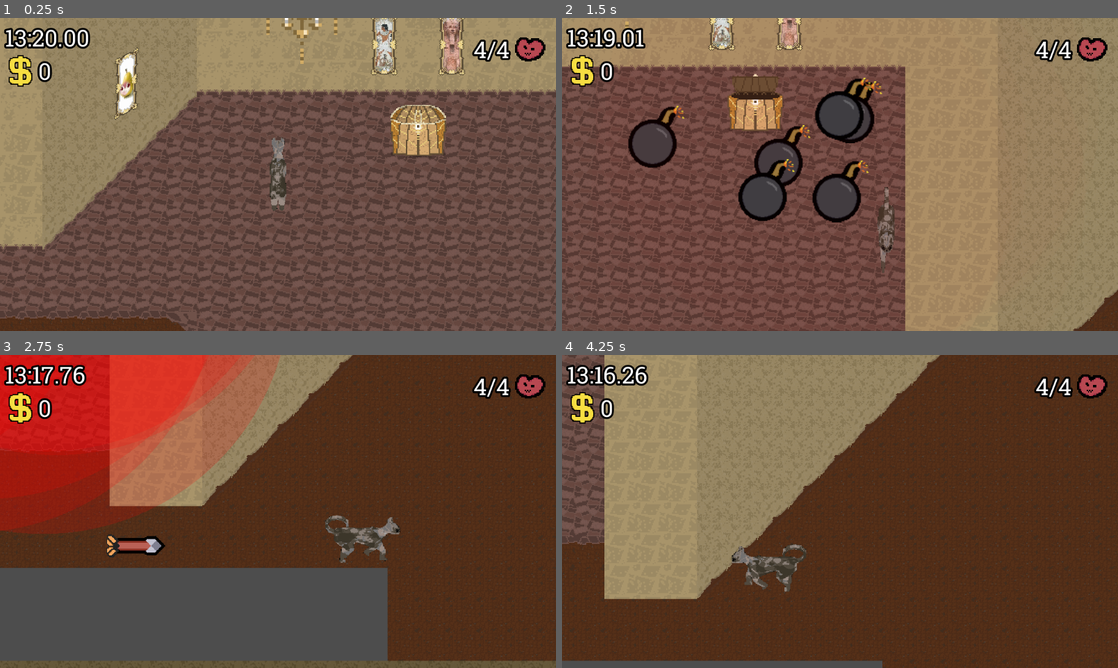
Above: before the commit, frames 1-4 (two rows, left to right).
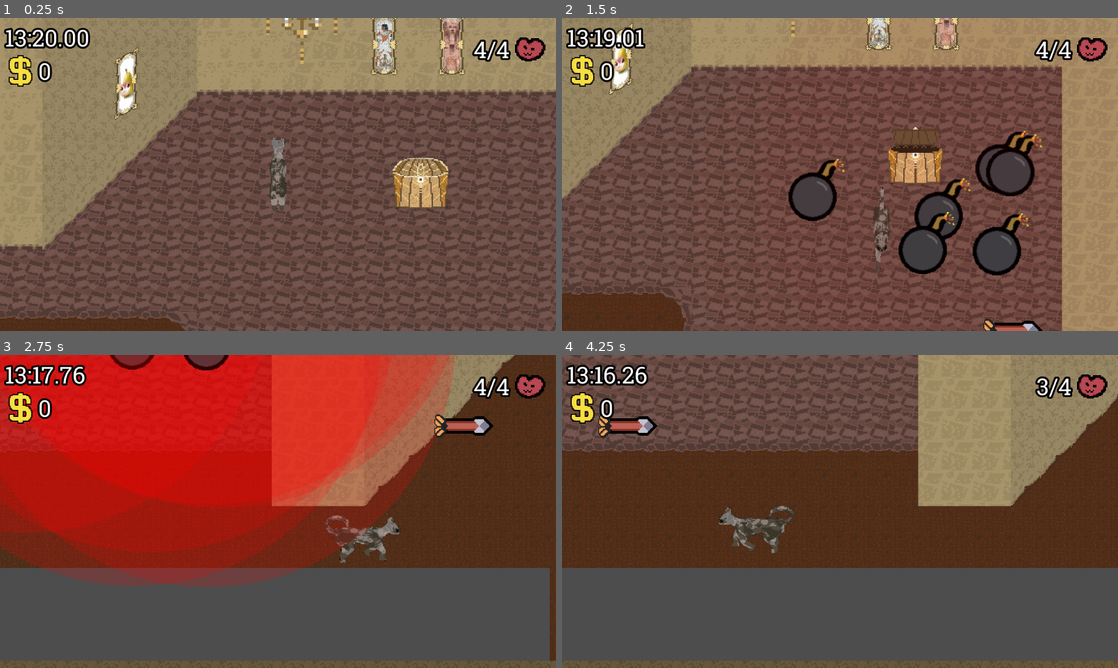
Above: after the commit, the same moments.

Repository: Emarald64/ancient-game-jam
Game: Godot game, scene res://source/main.tscn
Two runs of this game, one before a commit and one after it. Both use one fixed random seed, a clock stepped at 60 frames per second and the inputs below.
Inputs:
- Up to frame 1 (0.25 s): no input
- Up to frame 2 (1.5 s): tap Enter at 0.5 s; hold D (move_right) 0.53-1.28 s; hold S (move_down) from 1.28 s (still down)
- Up to frame 3 (2.75 s): release S (move_down) at 2.03 s; hold D (move_right) from 2.03 s (still down)
- Up to frame 4 (4.25 s): release D (move_right) at 2.78 s; hold W (move_up) 2.78-3.53 s; hold A (move_left) from 3.53 s (still down)

The runs differ from the first frame. In frame 1, 2.6% of the frame differs, in the area x 70-96%, y 11-62%; in frame 2, 48%; in frame 3, 53%; in frame 4, 77%, in the area x 0-100%, y 0-100%.

Commit message:
added spike pit and always play cave in animation when dieing

Diff:
--- a/source/arrow.tscn
+++ /dev/null
@@ -1,22 +0,0 @@
-[gd_scene format=3 uid="uid://cjaopc2wnvuna"]
-
-[ext_resource type="Texture2D" uid="uid://b62lmow2kdj7s" path="res://arte/arrow.png" id="1_j5f05"]
-[ext_resource type="Script" uid="uid://bqmqwvfvgh234" path="res://source/game_objects/arrow.gd" id="1_ytg3r"]
-
-[sub_resource type="RectangleShape2D" id="RectangleShape2D_a6585"]
-size = Vector2(31, 10)
-
-[node name="Arrow" type="Area2D" unique_id=69683953]
-texture_filter = 1
-collision_layer = 4
-collision_mask = 0
-script = ExtResource("1_ytg3r")
-metadata/remove_on_hit = true
-metadata/damage = 1
-
-[node name="Sprite2D" type="Sprite2D" parent="." unique_id=165790948]
-texture = ExtResource("1_j5f05")
-
-[node name="CollisionShape2D" type="CollisionShape2D" parent="." unique_id=1604702037]
-position = Vector2(1.5, 0)
-shape = SubResource("RectangleShape2D_a6585")
--- a/source/arrow_spawner.tscn
+++ /dev/null
@@ -1,13 +0,0 @@
-[gd_scene format=3 uid="uid://b0hplp6ipk7gj"]
-
-[ext_resource type="Script" uid="uid://iq8fujmhr2a6" path="res://source/game_objects/arrow_spawner.gd" id="1_g84ck"]
-[ext_resource type="PackedScene" uid="uid://cjaopc2wnvuna" path="res://source/arrow.tscn" id="2_qgvqi"]
-
-[node name="ArrowSpawner" type="Node2D" unique_id=758422277]
-script = ExtResource("1_g84ck")
-arrow_scene = ExtResource("2_qgvqi")
-
-[node name="Timer" type="Timer" parent="." unique_id=740319772]
-autostart = true
-
-[connection signal="timeout" from="Timer" to="." method="shoot_arrow"]
--- a/source/game_objects/arrow.tscn
+++ b/source/game_objects/arrow.tscn
@@ -13,6 +13,7 @@
 script = ExtResource("1_ytg3r")
 metadata/remove_on_hit = true
 metadata/damage = 1
+metadata/damage_type = 1
 
 [node name="Sprite2D" type="Sprite2D" parent="." unique_id=165790948]
 texture = ExtResource("1_j5f05")
--- a/source/game_objects/spike_pit.gd
+++ b/source/game_objects/spike_pit.gd
@@ -1 +1,7 @@
+class_name SpikePit
 extends Area2D
+
+@export var respawn_target:Node2D
+
+func _init() -> void:
+	set_collision_layer_value(3,true)
--- a/source/game_objects/spike_pit.tscn
+++ b/source/game_objects/spike_pit.tscn
@@ -4,5 +4,3 @@
 
 [node name="SpikePit" type="Area2D" unique_id=1645535693]
 script = ExtResource("1_sda1a")
-
-[node name="CollisionPolygon2D" type="CollisionPolygon2D" parent="." unique_id=1910116589]
--- a/source/globals.gd
+++ b/source/globals.gd
@@ -6,7 +6,8 @@
 	timeout,
 	arrow,
 	unknown,
-	bomb
+	bomb,
+	pit
 }
 
 var main:Main
--- a/source/main.gd
+++ b/source/main.gd
@@ -2,6 +2,7 @@
 extends Node2D
 
 @onready var player=%Player
+@onready var time_out_animation=%TimeOutAnimation
 @onready var death_screen=%DeathScreen
 @onready var screen_wipe=%ScreenWipe
 @onready var game_timer=%GameTimer
--- a/source/main.tscn
+++ b/source/main.tscn
@@ -12,13 +12,16 @@
 [ext_resource type="Script" uid="uid://bjl68sof7gcws" path="res://source/pickups/money_pickup.gd" id="6_s8x7u"]
 [ext_resource type="PackedScene" uid="uid://dyaer2q370u5u" path="res://source/ui/screen_wipe.tscn" id="7_d5d55"]
 [ext_resource type="PackedScene" uid="uid://c00mqs60qi573" path="res://source/pickups/coin.tscn" id="8_rewae"]
-[ext_resource type="PackedScene" uid="uid://b0hplp6ipk7gj" path="res://source/arrow_spawner.tscn" id="13_lnbay"]
 [ext_resource type="PackedScene" uid="uid://dljttdmrkalih" path="res://source/game_objects/chest.tscn" id="14_r5lv5"]
 [ext_resource type="Texture2D" uid="uid://ddou6yvvv0b62" path="res://arte/deco/paintings1.png" id="15_7rnte"]
 [ext_resource type="PackedScene" uid="uid://cd28c0hrtlep" path="res://source/game_objects/bomb.tscn" id="15_d4qgt"]
 [ext_resource type="Texture2D" uid="uid://dtpmnk2tccq4l" path="res://arte/deco/paintings3.png" id="16_nfm2e"]
 [ext_resource type="Texture2D" uid="uid://bnc6qwt85l07u" path="res://arte/deco/paintings4.png" id="17_ks00e"]
 [ext_resource type="Texture2D" uid="uid://daia41u381r6k" path="res://arte/deco/chnedleri_test.png" id="18_k04uo"]
+[ext_resource type="PackedScene" uid="uid://cjmdlmaj6gf1i" path="res://source/game_objects/spike_pit.tscn" id="20_sm8so"]
+[ext_resource type="PackedScene" uid="uid://du3t3pukavbvk" path="res://source/game_objects/arrow_spawner.tscn" id="20_vjn7t"]
+
+[sub_resource type="RectangleShape2D" id="RectangleShape2D_a6585"]
 
 [node name="Main" type="Node2D" unique_id=1110147883]
 script = ExtResource("1_2uit2")
@@ -35,6 +38,7 @@
 
 [node name="Player" parent="." unique_id=610998424 node_paths=PackedStringArray("main", "health_counter") instance=ExtResource("1_kaxhg")]
 unique_name_in_owner = true
+y_sort_enabled = true
 position = Vector2(468, 306)
 scale = Vector2(0.7, 0.7)
 main = NodePath("..")
@@ -80,6 +84,7 @@
 layout_mode = 2
 
 [node name="TimeOutAnimation" parent="UILayer" unique_id=603268710 instance=ExtResource("4_4naa1")]
+unique_name_in_owner = true
 
 [node name="DeathScreen" parent="UILayer" unique_id=791762848 instance=ExtResource("5_1elff")]
 unique_name_in_owner = true
@@ -104,11 +109,9 @@
 tile_map_data = PackedByteArray("AAAAAAAAAAAEAAEAAAAAAAEAAAAEAAEAAAAAAAIAAAAEAAEAAAAAAAMAAAAEAAEAAAAAAAQAAAAEAAEAAAAAAA …(20848 unchanged characters)…
 tile_set = ExtResource("3_caq8k")
 
-[node name="ArrowSpawner" parent="." unique_id=758422277 instance=ExtResource("13_lnbay")]
-position = Vector2(45, 617)
-
 [node name="Chest" parent="." unique_id=1748872296 instance=ExtResource("14_r5lv5")]
-position = Vector2(613, 262)
+y_sort_enabled = true
+position = Vector2(616, 317)
 
 [node name="Bomb" parent="Chest" unique_id=1321889438 instance=ExtResource("15_d4qgt")]
 visible = false
@@ -155,7 +158,20 @@
 scale = Vector2(1.755, 1.755)
 texture = ExtResource("18_k04uo")
 
+[node name="SpikePit" parent="." unique_id=1645535693 node_paths=PackedStringArray("respawn_target") instance=ExtResource("20_sm8so")]
+position = Vector2(274, 395)
+respawn_target = NodePath("RespawnPosition")
+
+[node name="CollisionShape2D" type="CollisionShape2D" parent="SpikePit" unique_id=244742934]
+shape = SubResource("RectangleShape2D_a6585")
+
+[node name="RespawnPosition" type="Marker2D" parent="SpikePit" unique_id=549628075]
+position = Vector2(145, -90)
+
+[node name="ArrowSpawner" parent="." unique_id=758422277 instance=ExtResource("20_vjn7t")]
+position = Vector2(217, 493)
+
 [connection signal="collected_money" from="Player" to="UILayer/VBoxContainer/MoneyCounter" method="add_money"]
 [connection signal="time_up" from="UILayer/VBoxContainer/GameTimer" to="UILayer/TimeOutAnimation" method="play"]
 [connection signal="time_up" from="UILayer/VBoxContainer/GameTimer" to="Player" method="die" binds= [false]]
-[connection signal="show_death_screen" from="UILayer/TimeOutAnimation" to="UILayer/DeathScreen" method="appear" binds= [0]]
+[connection signal="show_death_screen" from="UILayer/TimeOutAnimation" to="UILayer/DeathScreen" method="appear"]
--- a/source/player.gd
+++ b/source/player.gd
@@ -7,12 +7,13 @@
 
 var health:=4
 var dying:=false
+var animating:=false
 @export var main:Main
 @export var health_counter:HealthCounter
 signal collected_money(amount:int)
 
 func _physics_process(_delta: float) -> void:
-	if not dying:
+	if not dying and not animating:
 		var movement=Input.get_vector("move_left","move_right","move_up","move_down")
 		SpriteDirectionDecider(movement)
 
@@ -81,15 +82,27 @@
 	health=0
 	update_health()
 	if display_death_screen:
-		main.death_screen.appear(damage_type)
+		main.time_out_animation.play()
+		main.death_screen.death_reason=damage_type
 
 func update_health():
 	health_counter.update_health(health)
 
 func hit(area:Area2D):
 	if not dying:
-		var damage=area.get_meta("damage",1)
-		var damage_type=area.get_meta("damage_type",DAMAGE_TYPE.unknown)
-		hurt(damage,damage_type)
-		if area.get_meta("remove_on_hit",false):
-			area.queue_free()
+		if area is SpikePit:
+			animating=true
+			var tween=create_tween()
+			tween.tween_property(self,"scale",Vector2.ZERO,1)
+			tween.tween_callback(hurt.bind(1,DAMAGE_TYPE.pit))
+			if health>1:
+				tween.tween_property(self,"global_position",area.respawn_target.global_position,0)
+				tween.tween_property(self,"scale",Vector2(.7,.7),0)
+				tween.tween_interval(.5)
+				tween.tween_property(self,"animating",false,0)
+		else:
+			var damage=area.get_meta("damage",1)
+			var damage_type=area.get_meta("damage_type",DAMAGE_TYPE.unknown)
+			hurt(damage,damage_type)
+			if area.get_meta("remove_on_hit",false):
+				area.queue_free()
--- a/source/ui/death_screen.gd
+++ b/source/ui/death_screen.gd
@@ -5,12 +5,14 @@
 	DAMAGE_TYPE.timeout:"You ran out of time...",
 	DAMAGE_TYPE.arrow:"You were shot by an arrow...",
 	DAMAGE_TYPE.unknown:"You were lost to time...",
-	DAMAGE_TYPE.bomb:"You were blown up by a bomb"
+	DAMAGE_TYPE.bomb:"You were blown up by a bomb...",
+	DAMAGE_TYPE.pit:"You fell into a bottomless pit..."
 }
+var death_reason:=DAMAGE_TYPE.unknown
 
-func appear(damage_type:=DAMAGE_TYPE.unknown):
-	$Label.text=DEATH_MESSAGES[damage_type]
-	$Label2.text = "You made $" + Globals.format_money(Globals.money)
+func appear():
+	$Label.text=DEATH_MESSAGES[death_reason]
+	$Label2.text = "You had $" + Globals.format_money(Globals.money)
 	$AnimationPlayer.play("appear")
 
 func restart():
--- a/source/ui/death_screen.tscn
+++ b/source/ui/death_screen.tscn
@@ -88,6 +88,7 @@
 grow_horizontal = 2
 grow_vertical = 2
 theme_override_font_sizes/font_size = 64
+horizontal_alignment = 1
 metadata/_edit_use_anchors_ = true
 
 [node name="Label2" type="Label" parent="." unique_id=2141505851]
@@ -104,6 +105,7 @@
 grow_horizontal = 2
 grow_vertical = 2
 theme_override_font_sizes/font_size = 64
+horizontal_alignment = 1
 metadata/_edit_use_anchors_ = true
 
 [node name="RetryButton" type="Button" parent="." unique_id=271287176]
Binary file changed: arte/ui/heart.png
Not shown, changed: arte/ui/heart.pxo
